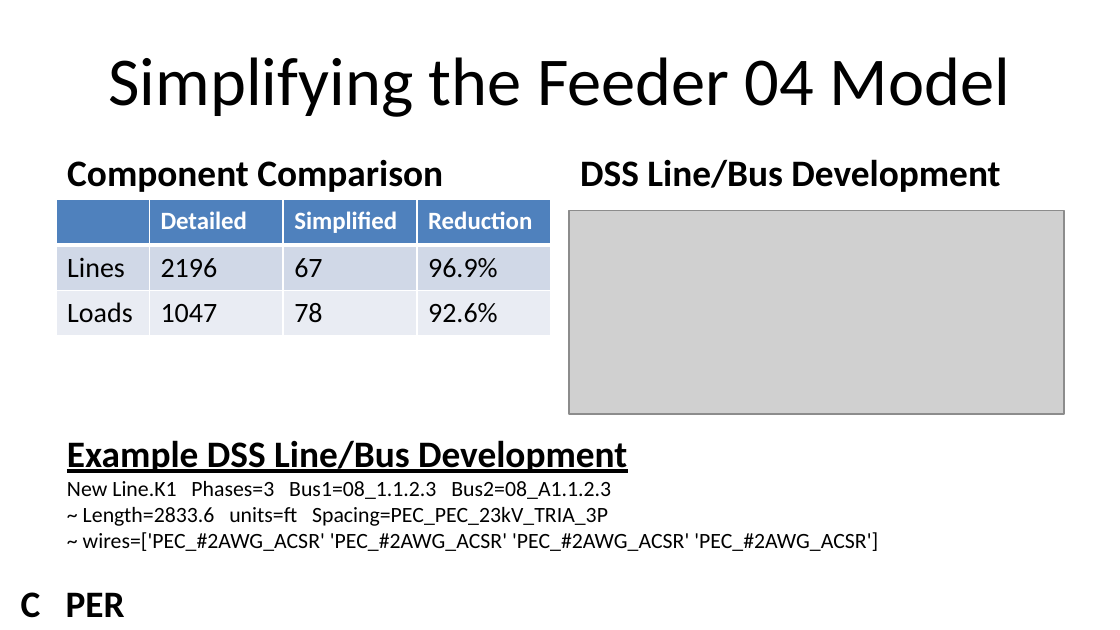
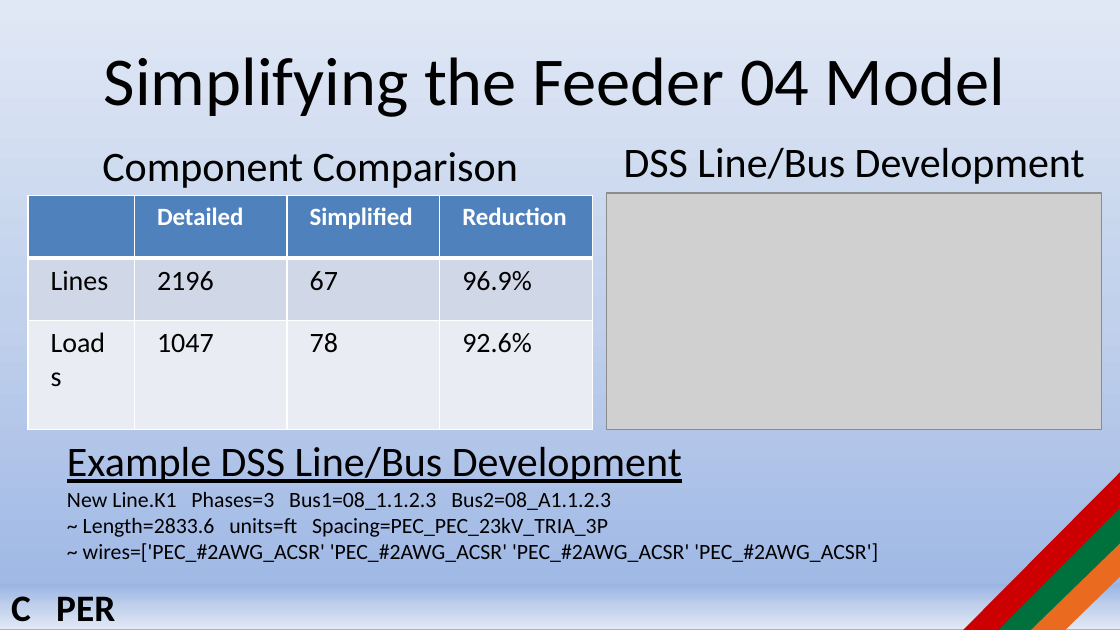
Before and after one commit to jlavall1/CAPER, a slide deck: slide 5 of 06_Joshua_Smith/Documents/CAPER April 4 5 2016.pptx (slide 6 before the commit). Drawn at 1120x630 pixels with LibreOffice and Linux fonts; fonts in the diff are those of the drawing; grey boxes stand for pictures; background and template pictures are left out. Boxes give left, top, right and bottom in pixels: in the first picture for what was removed or moved away, otherwise in the second. Text is boxed around its words. In the diff, an @@ line names an element or a change of style, - is before the commit and + after.

```diff
--- a/06_Joshua_Smith/Documents/CAPER April 4 5 2016.pptx
+++ b/06_Joshua_Smith/Documents/CAPER April 4 5 2016.pptx
@@ background #FFFFFF to gradient #9AB5E4 to #C2D1ED to #E1E8F5 @@
@@ title "Simplifying the Feeder 04 Model": place and size @@
-title "Simplifying the Feeder 04 Model" at bbox=[108, 57, 1010, 117]
+title "Simplifying the Feeder 04 Model" at bbox=[104, 57, 1005, 117]
@@ text "Component Comparison": place and size @@
-text "Component Comparison" at bbox=[67, 159, 443, 192]
+text "Component Comparison" at bbox=[102, 152, 518, 188]
@@ text "Component Comparison" at bbox=[102, 152, 518, 188]: size 24 to 27 pt, bold off; alignment left to centre; vertical alignment bottom to top @@
@@ text "DSS Line/Bus Development" at bbox=[624, 147, 1085, 184]: size 24 to 27 pt, bold off; alignment left to centre; vertical alignment bottom to top @@
@@ text "DSS Line/Bus Development": place and size @@
-text "DSS Line/Bus Development" at bbox=[580, 159, 1000, 192]
+text "DSS Line/Bus Development" at bbox=[624, 147, 1085, 184]
@@ table: place and size @@
-table at bbox=[56, 199, 552, 335]
+table at bbox=[28, 196, 591, 430]
@@ picture: place and size @@
-picture at bbox=[569, 211, 1064, 414]
+picture at bbox=[607, 193, 1102, 429]
@@ text at bbox=[67, 447, 682, 483]: size 24 to 27 pt, bold off in "Example DSS Line/Bus Development" @@
@@ diag stripe added at bbox=[963, 473, 1120, 630], fill #CC0000 @@
@@ diag stripe added at bbox=[993, 507, 1120, 630], fill #00703C @@
@@ diag stripe added at bbox=[1029, 542, 1120, 630], fill #EA6A20 @@
@@ text "C PER" rewrapped from bbox=[21, 592, 125, 618] to bbox=[11, 596, 115, 629] @@
```
Also in this commit, not shown: 7 other slides changed, 1 slide added, 1 slide removed, 24 other files.
